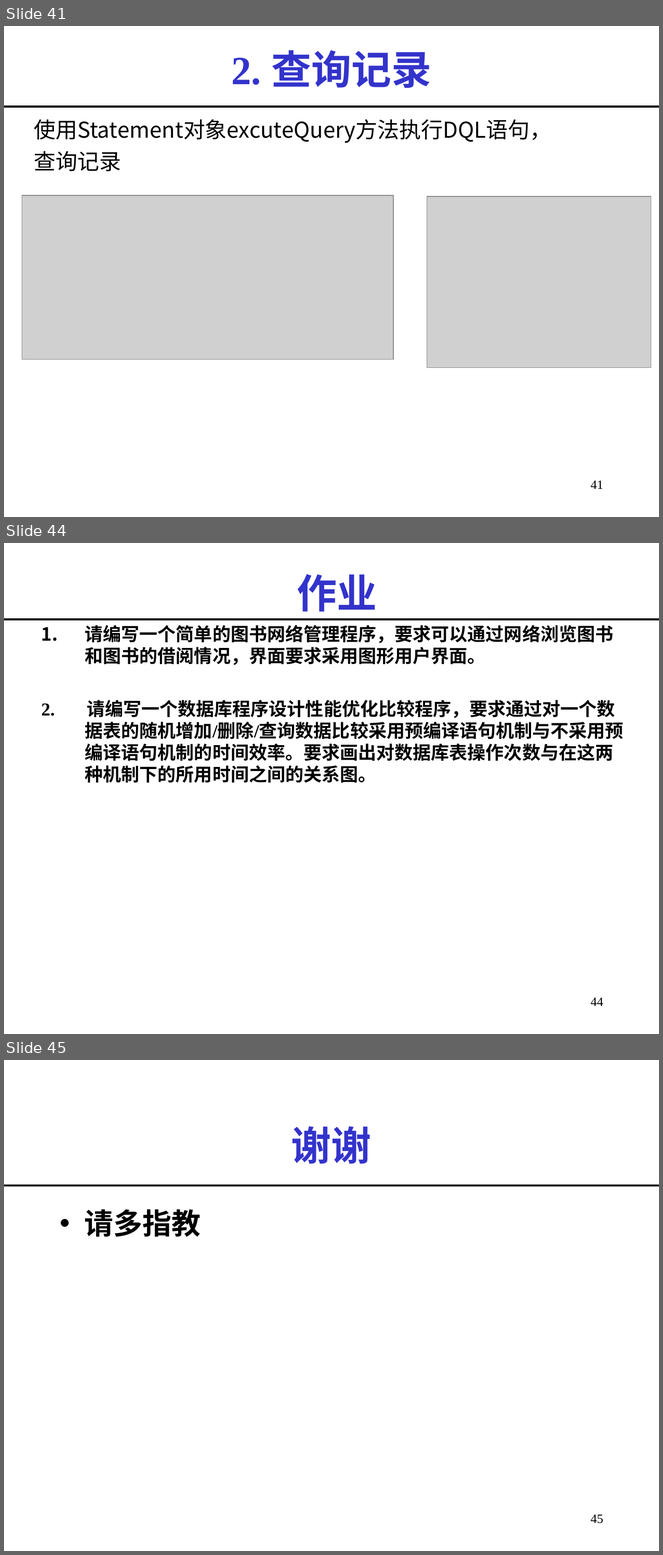
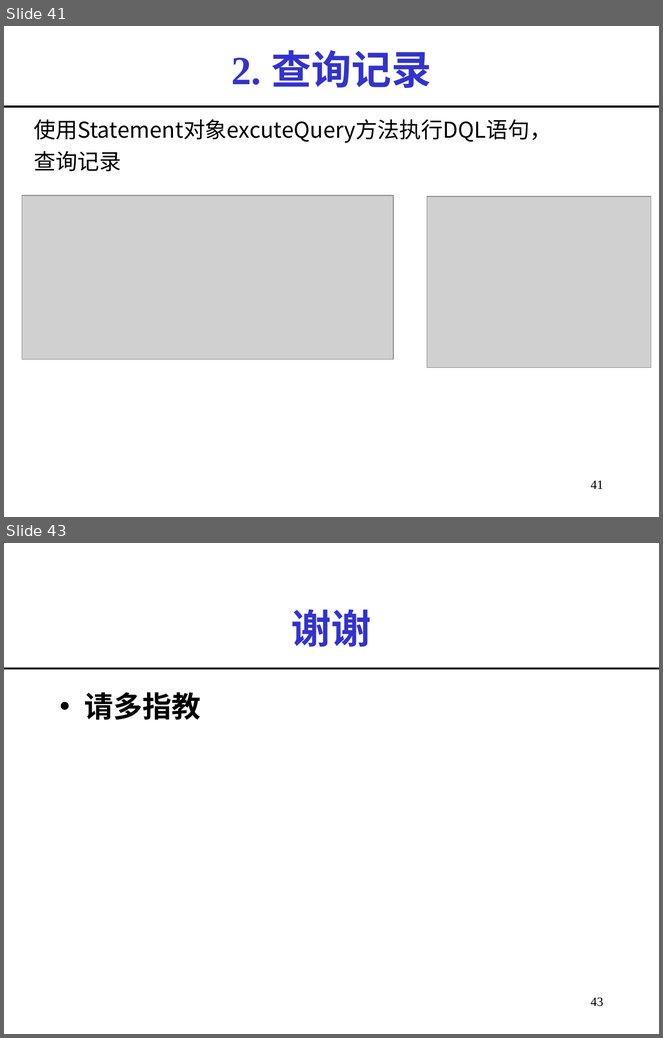
Before and after one commit to imwyw/Java, a slide deck: PPT/javaCh07_数据库连接.ppt. Shown one above the other, each under a label of ours: slides 41, 44 and 45 before the commit, slides 41 and 43 after it; the slides between them are not shown. The pictures are 663x1555 and 663x1038 pixels, drawn with LibreOffice and Linux fonts; fonts in the diff are those of the drawing; grey boxes stand for pictures. Boxes give left, top, right and bottom in pixels: in the first picture for what was removed or moved away, otherwise in the second. Text is boxed around its words. In the diff, an @@ line names an element or a change of style, - is before the commit and + after.

```diff
--- a/PPT/javaCh07_数据库连接.ppt
+++ b/PPT/javaCh07_数据库连接.ppt
@@ slide 44 removed at (4,543,659,1034), background #FFFFFF @@
@@ title removed at (297,574,377,612) @@
-作业
@@ line removed from (4, 619) to (659, 619) @@
@@ text removed at (41,625,624,783) @@
-1. 请编写一个简单的图书网络管理程序，要求可以通过网络浏览图书和图书的借阅情况，界面要求采用图形用户界面。
-2. 请编写一个数据库程序设计性能优化比较程序，要求通过对一个数据表的随机增加/删除/查询数据比较采用预编译语句机制与不采用预编译语句机制的时间效率。要求画出对数据库表操作次数与在这两种机制下的所用时间之间的关系图。
@@ page number removed at (591,998,604,1006) @@
-44
@@ what was slide 45 is now slide 43 @@
@@ page number at (591,997,604,1007): text changed @@
-45
+43
```
Also in this commit, not shown: 1 slide added, 2 other slides removed, 2 other files.
